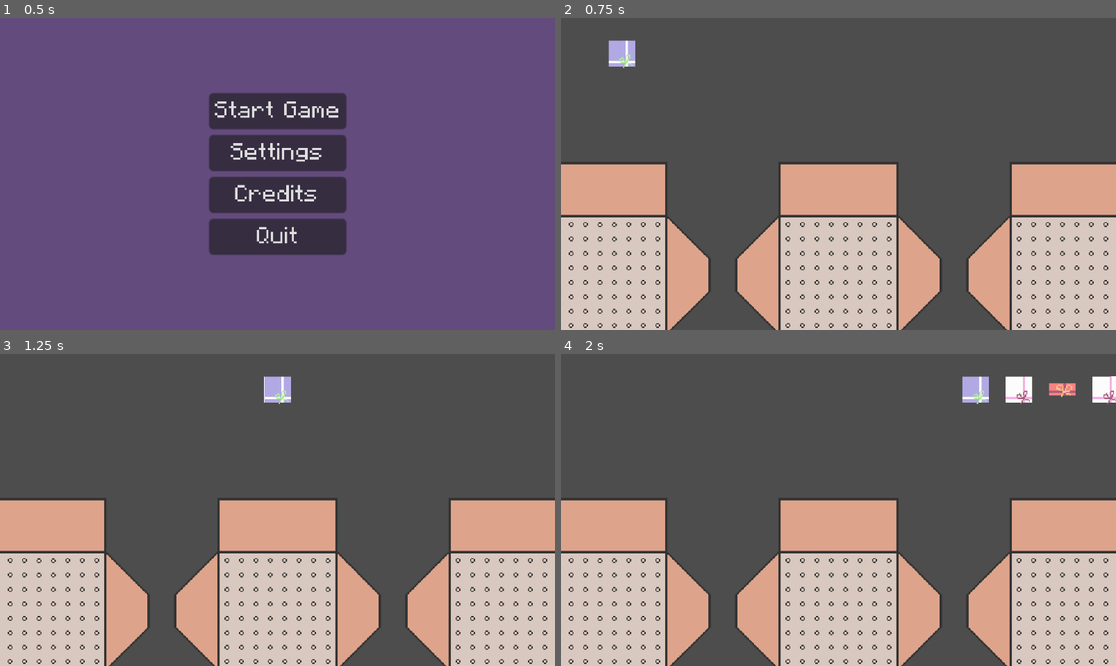
Above: before the commit, frames 1-4 (two rows, left to right).
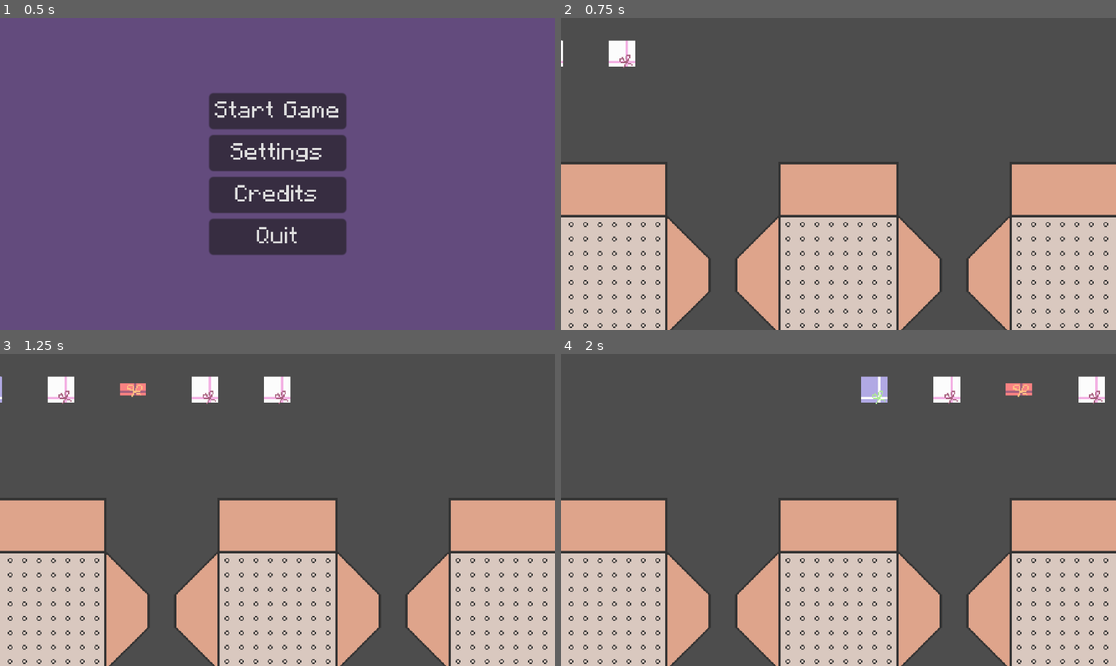
Above: after the commit, the same moments.

Repository: SuperDuperOrganisationsname/DevsThatJam9
Game: Godot game, scene res://scenes/menus/main_menu.tscn
The game is run twice, just before and just after one commit, with the same random seed, the same clock (stepped at 60 frames per second) and the same inputs.
Inputs (mouse positions are in pixels of both pictures, inside the frame that each line leads up to):
- Up to frame 1 (0.5 s): no input
- Up to frame 2 (0.75 s): click "Start Game" at 0.5 s
- Up to frame 3 (1.25 s): no input
- Up to frame 4 (2 s): move the mouse to (838, 388) at 1.27 s; press the mouse at (838, 388) at 1.28 s

Frame 1 is identical in both runs. In frame 2, 0.4% of the frame differs, in the area x 0-14%, y 7-17%; in frame 3, 1.4%; in frame 4, 2.3%, in the area x 54-100%, y 7-17%.

Commit message:
hitbox of gifts when entering

Diff:
--- a/scripts/gameplay.gd
+++ b/scripts/gameplay.gd
@@ -64,10 +64,17 @@
 
 func _update_positions():
 	for j in range(pending_gifts.size()):
-		if not pending_gifts[j].draggable and pending_gifts[j].position.x == _int_to_x_pos(pending_gifts[j].gift_index):
+		if j >= pending_gifts.size():
+			continue
+		var gift = pending_gifts[j]
+		if not gift.draggable and gift.position.x == _int_to_x_pos(gift.gift_index):
 			var tween = get_tree().create_tween()
-			tween.tween_property(pending_gifts[j], "position", Vector2(_int_to_x_pos(j), -100), 0.1 * (pending_gifts[j].gift_index - j)).set_ease(Tween.EASE_OUT)
-			pending_gifts[j].gift_index = j
+			gift.pub_area_node.process_mode = Node.PROCESS_MODE_DISABLED
+			tween.tween_property(gift, "position", Vector2(_int_to_x_pos(j), -100), 0.1 * (gift.gift_index - j)).set_ease(Tween.EASE_OUT)
+			gift.gift_index = j
+
+			await tween.finished
+			gift.pub_area_node.process_mode = Node.PROCESS_MODE_INHERIT
 
 func remove_gift(index: int):
 	pending_gifts.remove_at(index)
--- a/scripts/gift.gd
+++ b/scripts/gift.gd
@@ -19,6 +19,8 @@
 var is_dropped: bool = false
 
 var gift_index: int = 0
+
+@onready var pub_area_node: Area2D = $Area2D
 
 signal place_gift
 signal reject_gift
